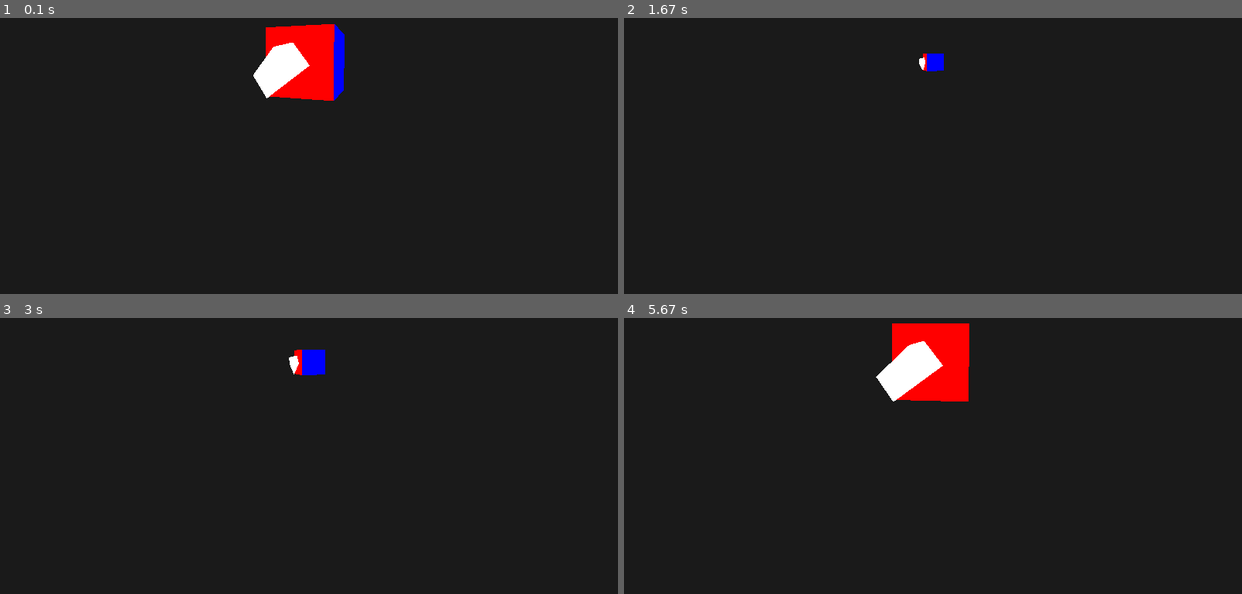
Above: before the commit, frames 1-4 (two rows, left to right).
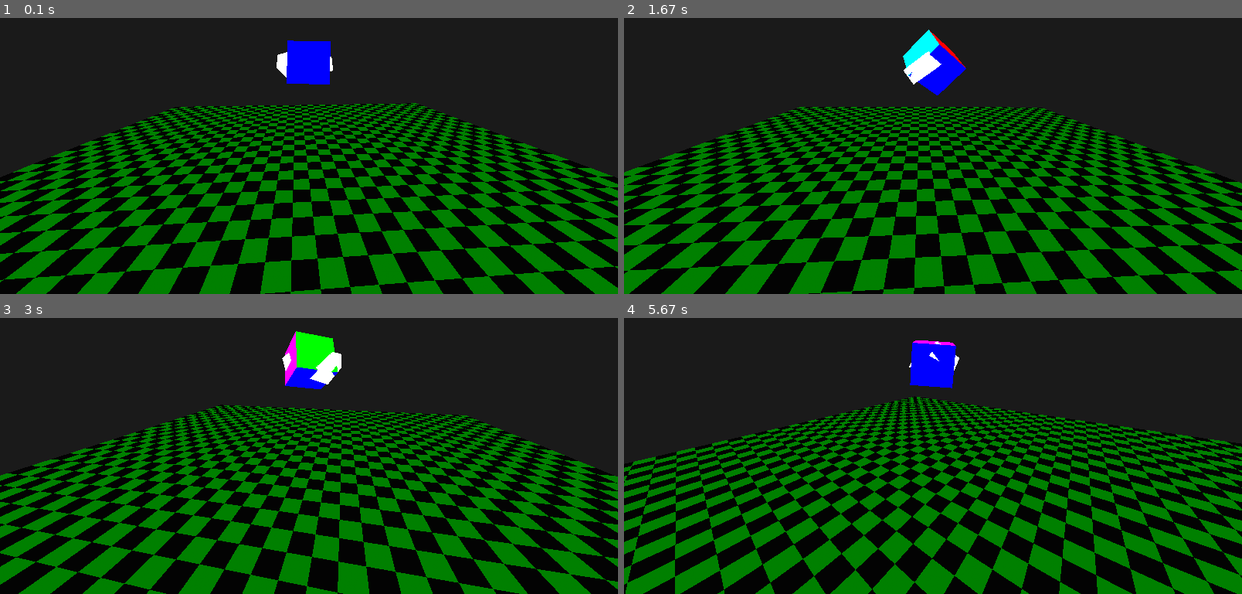
Above: after the commit, the same moments.

Repository: Oshota501/Pygame_Prog
Game: pygame game, started from main.py
Same seed, same stepped clock (60 frames per second), same inputs: the game is played once before the commit and once after it.
Inputs:
- Up to frame 1 (0.1 s): no input
- Up to frame 2 (1.67 s): no input
- Up to frame 3 (3 s): no input
- Up to frame 4 (5.67 s): no input

The runs differ from the first frame. In frame 1, 33% of the frame differs, in the area x 0-100%, y 2-100%; in frame 2, 31%; in frame 3, 31%; in frame 4, 34%, in the area x 0-100%, y 1-100%.

Commit message:
feat : 床

Diff:
--- a/PyGame3d/Draw/mesh.py
+++ b/PyGame3d/Draw/mesh.py
@@ -163,10 +163,49 @@
             return None
 
     @staticmethod
-    def get_floor_mesh(mesh_render:MeshRender) -> Mesh|None:
-        vertices = [
-
-        ]
+    def get_checkerboad_mesh(
+                mesh_render:MeshRender,
+                grid_size = 40 ,
+                tile_size = 0.4 ,
+                color1 = (1.0,1.0,1.0) ,
+                color2 = (0.0,0.0,0.0) ,
+    ) -> Mesh|None:
+        vertices = []
+
+        start_x = -grid_size * tile_size *0.5
+        start_z = -grid_size * tile_size *0.5
+
+        # グリッドを生成
+        for i in range(grid_size):
+            for j in range(grid_size):
+                # タイルの左下コーナー位置
+                x0 = start_x + i * tile_size
+                z0 = start_z + j * tile_size
+                x1 = x0 + tile_size
+                z1 = z0 + tile_size
+
+                # チェッカーボード模様：色を決定
+                # (i + j) % 2 で白黒を交互に配置
+                if (i + j) % 2 == 0:
+                    color = color1  # default 白
+                else:
+                    color = color2  # default 黒
+
+                # タイルを2つの三角形で構成（反時計回り）
+                # 1つ目の三角形（左下→左上→右上）
+                vertices.extend([
+                    x0, 0.0, z0, color[0], color[1], color[2],
+                    x0, 0.0, z1, color[0], color[1], color[2],
+                    x1, 0.0, z1, color[0], color[1], color[2],
+                ])
+
+                # 2つ目の三角形（左下→右上→右下）
+                vertices.extend([
+                    x0, 0.0, z0, color[0], color[1], color[2],
+                    x1, 0.0, z1, color[0], color[1], color[2],
+                    x1, 0.0, z0, color[0], color[1], color[2],
+                ])
+
         d = mesh_render.get_render_obj()
         if d is not None :
             ctx , prog = d
--- a/main.py
+++ b/main.py
@@ -1,5 +1,6 @@
 import PyGame3d
 from PyGame3d.GameObject.Cube import Cube,Sprite3D_obj_format
+from PyGame3d.GameObject import Sprite3D
 from PyGame3d.Scene import Scene,GameScript
 from PyGame3d.vector import Vector3
 import math
@@ -12,23 +13,25 @@
     cube :Cube
     angle :float
     obj :Sprite3D_obj_format
+    floor :Sprite3D
     def __init__(self) -> None:
         self.cube = Cube(game)
         self.angle = 0.0
         self.obj = Sprite3D_obj_format(game,"./Assets/test.obj")
+        self.floor = Sprite3D()
+        from PyGame3d.Draw.mesh import Mesh
+        self.floor.mesh = Mesh.get_checkerboad_mesh(game,color1=(0.0,0.5,0.0),color2=(0.01,0.01,0.01))
     def start(self) -> None:
         game.stage_add_child(self.cube)
         self.obj.scale *= 0.2
         game.stage_add_child(self.obj)
-    def update(self, delta_MS: float) -> None:
-        # rotation = self.cube.get_rotation()
-        # rotation.x = self.angle
-        # rotation.y = self.angle
-        # rotation.z = self.angle
-        game.scene.camera.position += Vector3(math.sin(self.angle),0,0)
-        game.scene.camera.look_at(self.cube.get_position())
-        game.scene.camera.rotation.z += 0.5
-        self.angle += 0.01*delta_MS
+        self.floor.position.y = -3
+        game.stage_add_child(self.floor)
+    def update(self, delta_MS: float) -> None :
+        self.angle += 0.001*delta_MS
+        self.cube.add_rotation(Vector3(math.sin(self.angle),math.cos(self.angle),math.sin(self.angle)))
+        game.scene.camera.position = Vector3(math.cos(self.angle)*5,0.0,math.sin(self.angle)*5)
+        game.scene.camera.look_at(self.cube.position)
 
 scene.script_add(GameObject())
 game.start_rendering()
